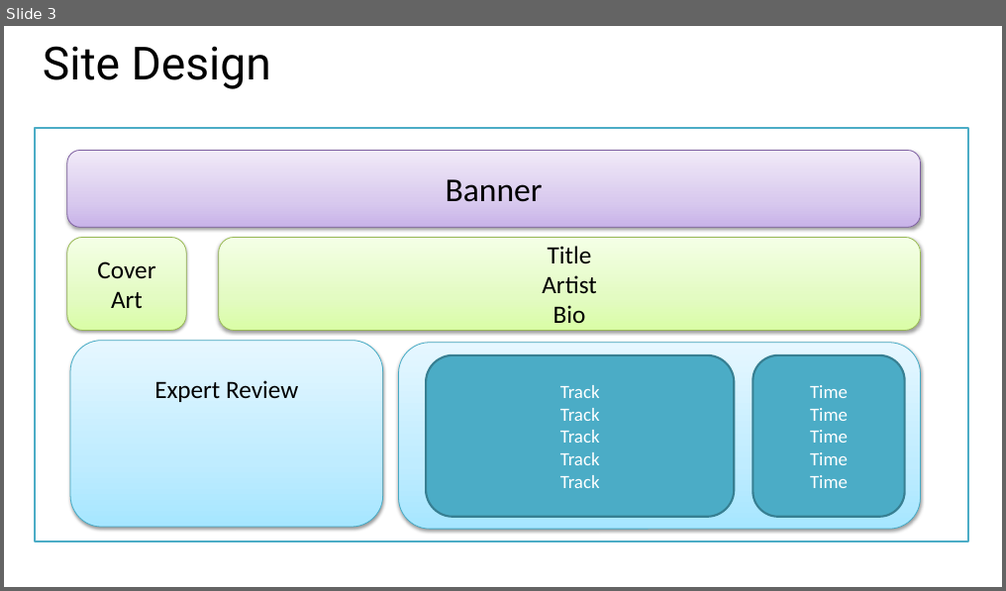
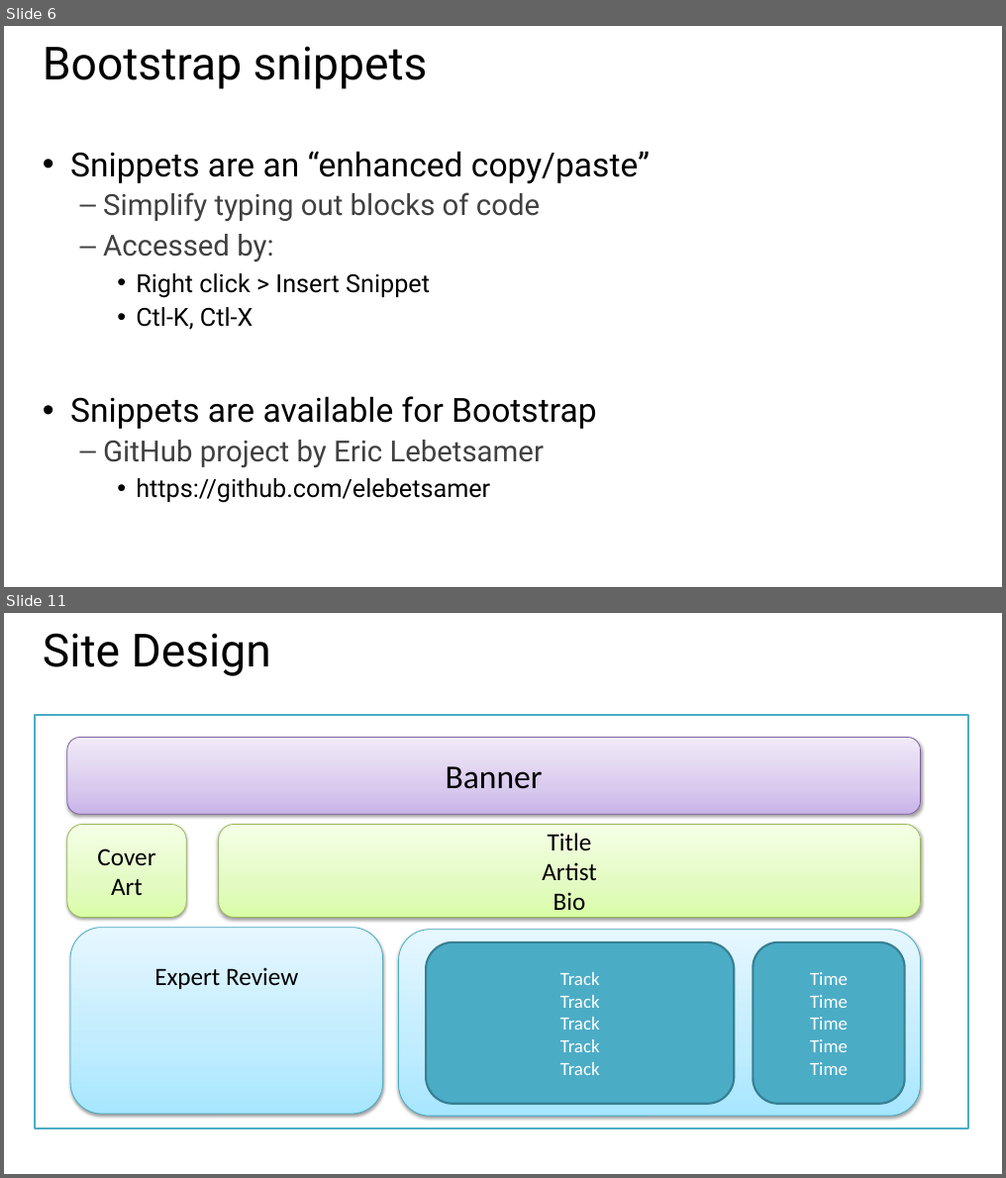
Before and after one commit to zmy/Bootstrap-edX, a slide deck: Slides/Week 1 - Part 2 - Page layout.pptx. Shown one above the other, each under a label of ours: slide 3 before the commit, slides 6 and 11 after it; the slides between them are not shown. The pictures are 1006x591 and 1006x1178 pixels, drawn with LibreOffice and Linux fonts; fonts in the diff are those of the drawing. Boxes give left, top, right and bottom in pixels: in the first picture for what was removed or moved away, otherwise in the second. Text is boxed around its words. In the diff, an @@ line names an element or a change of style, - is before the commit and + after.

```diff
--- a/Slides/Week 1 - Part 2 - Page layout.pptx
+++ b/Slides/Week 1 - Part 2 - Page layout.pptx
@@ slide 6 added at <box>4,26,1002,587</box>, background #FFFFFF @@
@@ title added at <box>43,46,428,89</box>, 44 pt, text #000000 @@
+Bootstrap snippets
@@ text added at <box>70,151,649,503</box>, 28 pt, text #000000 @@
+• Snippets are an “enhanced copy/paste”
+  – Simplify typing out blocks of code
+  – Accessed by:
+    • Right click > Insert Snippet
+    • Ctl-K, Ctl-X
+• Snippets are available for Bootstrap
+  – GitHub project by Eric Lebetsamer
+    • https://github.com/elebetsamer
@@ what was slide 3 is now slide 11 @@
```
Also in this commit, not shown: 1 slide changed, 8 other slides added, 7 slides removed, 3 other files.
